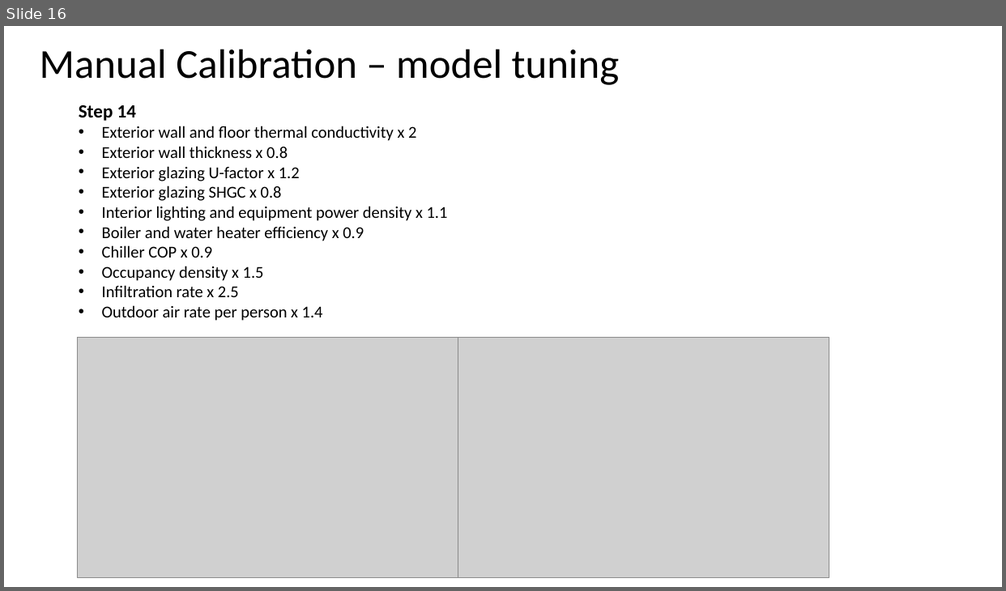
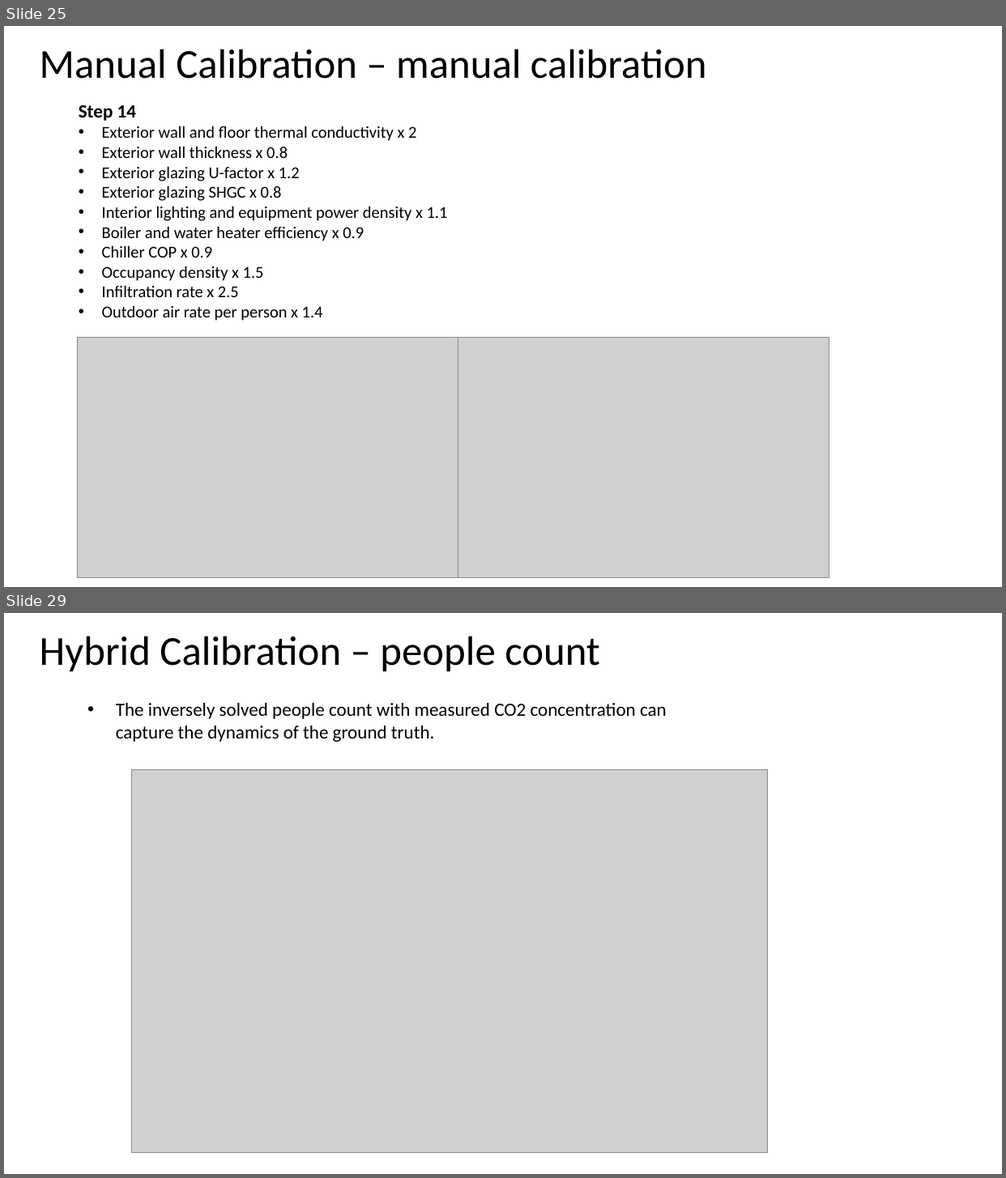
Before and after one commit to tsbyq/SDI, a slide deck: Model_Calibration_2.1/2~Hybrid_Calibration/Model Calibration_HM.pptx. Shown one above the other, each under a label of ours: slide 16 before the commit, slides 25 and 29 after it; the slides between them are not shown. The pictures are 1006x591 and 1006x1178 pixels, drawn with LibreOffice and Linux fonts; fonts in the diff are those of the drawing; grey boxes stand for pictures. Boxes give left, top, right and bottom in pixels: in the first picture for what was removed or moved away, otherwise in the second. Text is boxed around its words. In the diff, an @@ line names an element or a change of style, - is before the commit and + after.

```diff
--- a/Model_Calibration_2.1/2~Hybrid_Calibration/Model Calibration_HM.pptx
+++ b/Model_Calibration_2.1/2~Hybrid_Calibration/Model Calibration_HM.pptx
@@ slide 29 added at (4, 613, 1002, 1174), background #FFFFFF @@
@@ title added at (40, 636, 600, 672), 39.6 pt, text #000000 @@
+Hybrid Calibration – people count
@@ text added at (116, 703, 667, 742), 18 pt, text #000000 @@
+• The inversely solved people count with measured CO2 concentration can capture the dynamics of the ground truth.
@@ picture added at (131, 769, 768, 1152) @@
@@ what was slide 16 is now slide 25 @@
@@ slide 25 changed as well @@
@@ title at (40, 49, 707, 79): text changed @@
-Manual Calibration – model tuning
+Manual Calibration – manual calibration
```
Also in this commit, not shown: 15 other slides changed, 19 other slides added, 7 slides removed, 45 other files.
